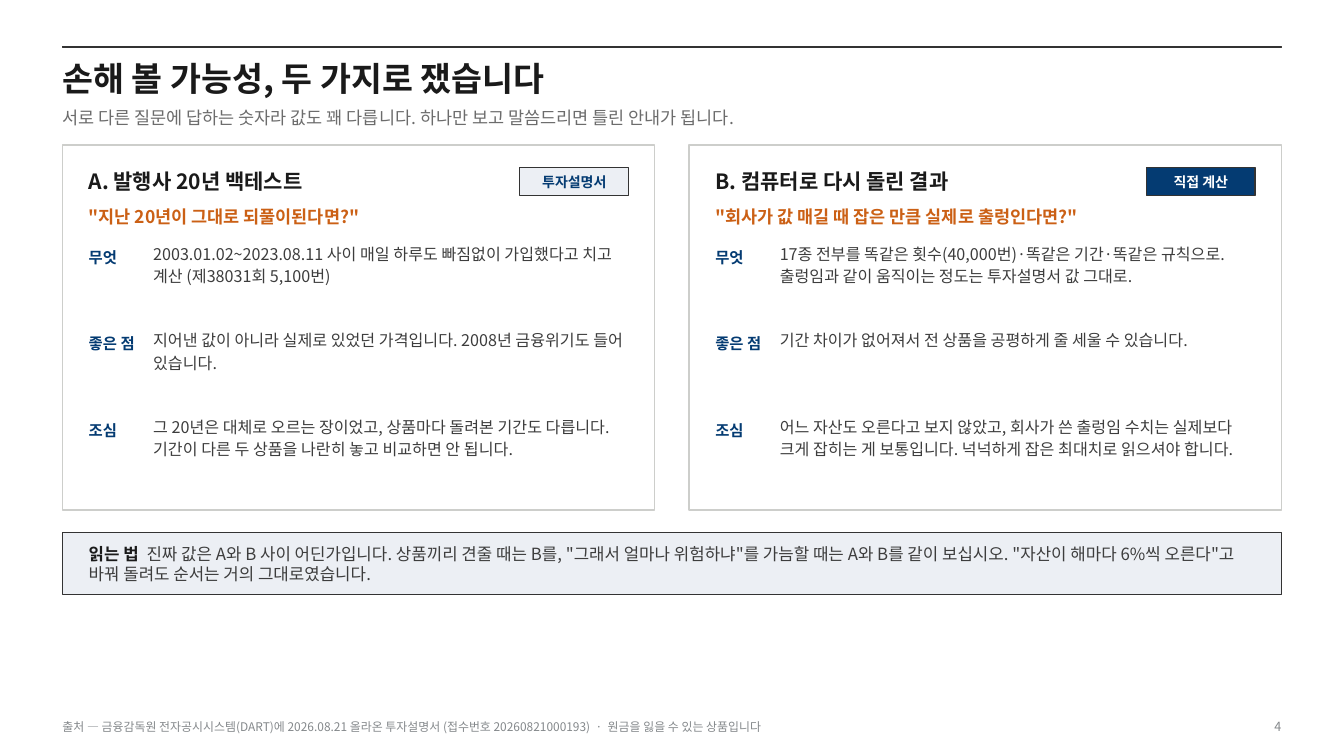
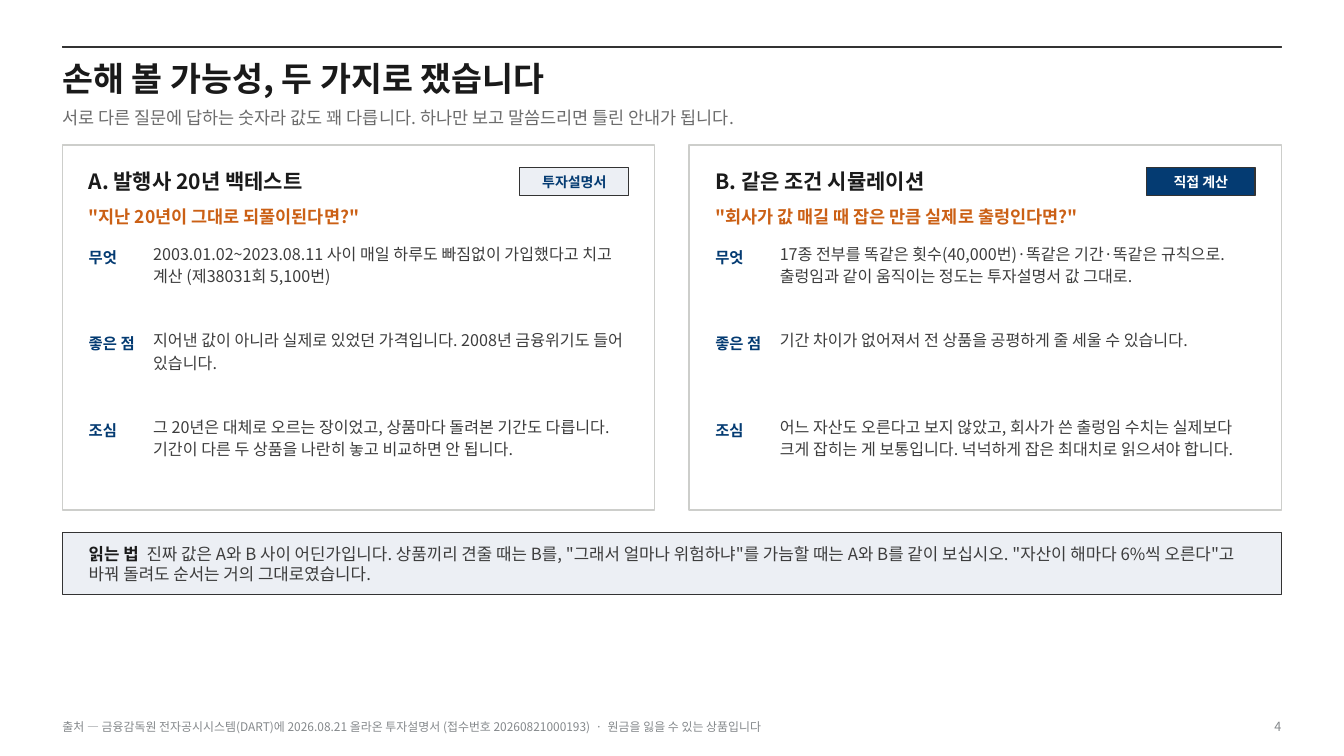
Before and after one commit to hanaroline/work_1, a slide deck: slide 4 of els-proposal.pptx. Drawn at 1344x756 pixels with LibreOffice and Linux fonts; fonts in the diff are those of the drawing. Boxes give left, top, right and bottom in pixels: in the first picture for what was removed or moved away, otherwise in the second. Text is boxed around its words. In the diff, an @@ line names an element or a change of style, - is before the commit and + after.

```diff
--- a/els-proposal.pptx
+++ b/els-proposal.pptx
@@ text at <box>715,171,925,191</box>: text changed @@
-B. 컴퓨터로 다시 돌린 결과
+B. 같은 조건 시뮬레이션
```
Also in this commit, not shown: 5 other slides changed, 4 other files.
